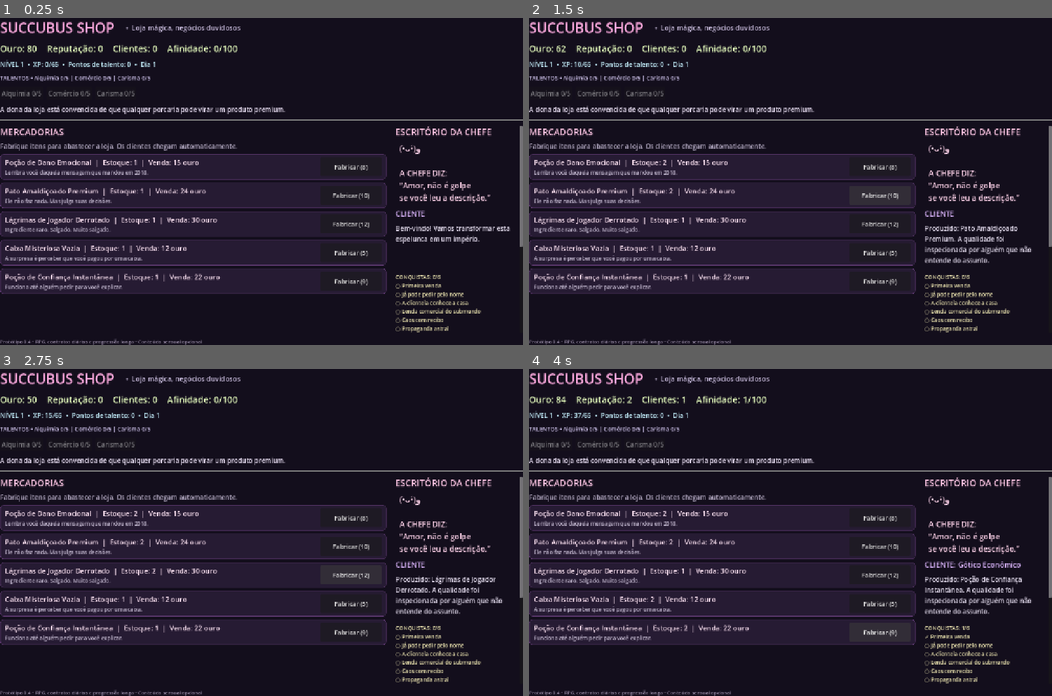
Above: before the commit, frames 1-4 (two rows, left to right).
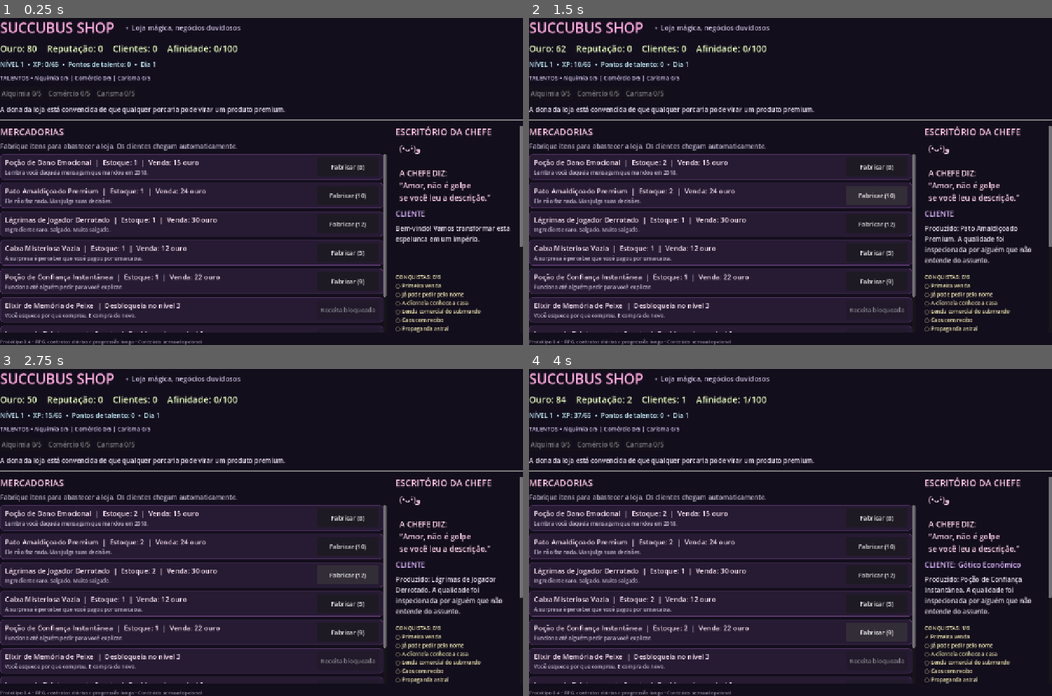
Above: after the commit, the same moments.

Repository: GMGuimaraes/succubus-shop
Game: Godot game, scene res://main.tscn
Two runs of this game, one before a commit and one after it. Both use one fixed random seed, a clock stepped at 60 frames per second and the inputs below.
Inputs:
- Up to frame 1 (0.25 s): no input
- Up to frame 2 (1.5 s): click "Fabricar (8)" at 0.5 s; click "Fabricar (10)" at 1.25 s
- Up to frame 3 (2.75 s): click "Fabricar (12)" at 2 s
- Up to frame 4 (4 s): click "Fabricar (5)" at 2.75 s; click "Fabricar (9)" at 3.5 s

The runs differ from the first frame. In frame 1, 2.0% of the frame differs, in the area x 0-74%, y 41-97%; in frame 2, 2.0%; in frame 3, 2.0%; in frame 4, 2.0%.

Commit message:
Add level-gated product recipes and save migration

Diff:
--- a/main.gd
+++ b/main.gd
@@ -36,7 +36,10 @@
 	{"name": "Pato Amaldiçoado Premium", "cost": 10, "price": 24, "stock": 1, "desc": "Ele não faz nada. Mas julga suas decisões."},
 	{"name": "Lágrimas de Jogador Derrotado", "cost": 12, "price": 30, "stock": 1, "desc": "Ingrediente raro. Salgado. Muito salgado."},
 	{"name": "Caixa Misteriosa Vazia", "cost": 5, "price": 12, "stock": 1, "desc": "A surpresa é perceber que você pagou por uma caixa."},
-	{"name": "Poção de Confiança Instantânea", "cost": 9, "price": 22, "stock": 1, "desc": "Funciona até alguém pedir para você explicar."}
+	{"name": "Poção de Confiança Instantânea", "cost": 9, "price": 22, "stock": 1, "desc": "Funciona até alguém pedir para você explicar."},
+	{"name": "Elixir de Memória de Peixe", "cost": 18, "price": 48, "stock": 0, "required_level": 3, "desc": "Você esquece por que comprou. E compra de novo."},
+	{"name": "Incenso de Teletransporte Barato", "cost": 26, "price": 68, "stock": 0, "required_level": 5, "desc": "Leva você a três metros dali. Às vezes quatro."},
+	{"name": "Cristal de Crédito Cósmico", "cost": 42, "price": 115, "stock": 0, "required_level": 8, "desc": "Converte promessas vagas em dívidas muito concretas."}
 ]
 
 var gold_label: Label
@@ -169,10 +172,15 @@
 	hint.add_theme_color_override("font_color", Color(0.75, 0.71, 0.81))
 	left.add_child(hint)
 
+	var product_scroll := ScrollContainer.new()
+	product_scroll.size_flags_vertical = Control.SIZE_EXPAND_FILL
+	product_scroll.horizontal_scroll_mode = ScrollContainer.SCROLL_MODE_DISABLED
+	left.add_child(product_scroll)
+
 	products_box = VBoxContainer.new()
-	products_box.size_flags_vertical = Control.SIZE_EXPAND_FILL
+	products_box.size_flags_horizontal = Control.SIZE_EXPAND_FILL
 	products_box.add_theme_constant_override("separation", 8)
-	left.add_child(products_box)
+	product_scroll.add_child(products_box)
 
 	for i in range(products.size()):
 		var card := PanelContainer.new()
@@ -310,6 +318,10 @@
 
 func _craft_product(index: int) -> void:
 	var item: Dictionary = products[index]
+	if not _is_product_unlocked(item):
+		last_event = "Essa receita ainda está bloqueada. Continue subindo de nível para pesquisá-la."
+		_refresh_ui()
+		return
 	var cost: int = maxi(1, int(round(float(item["cost"]) * (1.0 - 0.05 * alchemy_rank))))
 	if gold < cost:
 		last_event = "A caixa registradora está tão vazia que até o eco pediu demissão. Falta ouro."
@@ -378,7 +390,7 @@
 
 	var available: Array[int] = []
 	for i in range(products.size()):
-		if int(products[i]["stock"]) > 0:
+		if _is_product_unlocked(products[i]) and int(products[i]["stock"]) > 0:
 			available.append(i)
 
 	if available.is_empty():
@@ -516,9 +528,11 @@
 		achievement_label.text = _get_achievement_summary()
 	for i in range(products.size()):
 		var item: Dictionary = products[i]
-		product_labels[i].text = "%s  |  Estoque: %d  |  Venda: %d ouro" % [item["name"], item["stock"], item["price"]]
-		craft_buttons[i].text = "Fabricar (%d)" % maxi(1, int(round(float(item["cost"]) * (1.0 - 0.05 * alchemy_rank))))
-		craft_buttons[i].disabled = gold < int(item["cost"])
+		var unlocked := _is_product_unlocked(item)
+		var required_level: int = int(item.get("required_level", 1))
+		product_labels[i].text = "%s%s  |  Estoque: %d  |  Venda: %d ouro" % ["" if unlocked else "🔒 ", item["name"], item["stock"], item["price"]] if unlocked else "%s  |  Desbloqueia no nível %d" % [item["name"], required_level]
+		craft_buttons[i].text = "Fabricar (%d)" % maxi(1, int(round(float(item["cost"]) * (1.0 - 0.05 * alchemy_rank)))) if unlocked else "Receita bloqueada"
+		craft_buttons[i].disabled = not unlocked or gold < maxi(1, int(round(float(item["cost"]) * (1.0 - 0.05 * alchemy_rank))))
 	var ad_cost := 75 + ad_level * 60
 	upgrade_button.text = "Propaganda infernal • %d ouro (nível %d)" % [ad_cost, ad_level]
 	upgrade_button.disabled = gold < ad_cost
@@ -589,13 +603,23 @@
 		unlocked_achievements.clear()
 		for achievement in saved_achievements:
 			unlocked_achievements.append(str(achievement))
-	var saved_products = config.get_value("game", "products", products)
-	if saved_products is Array and saved_products.size() == products.size():
-		products = saved_products
-
-
-
-
+	var saved_products = config.get_value("game", "products", [])
+	if saved_products is Array:
+		for saved_item in saved_products:
+			if not saved_item is Dictionary:
+				continue
+			for current_index in range(products.size()):
+				if str(products[current_index]["name"]) == str(saved_item.get("name", "")):
+					products[current_index]["stock"] = maxi(0, int(saved_item.get("stock", products[current_index]["stock"])))
+					break
+
+
+
+
+
+
+func _is_product_unlocked(item: Dictionary) -> bool:
+	return player_level >= int(item.get("required_level", 1))
 
 func _buy_talent(kind: String) -> void:
 	if skill_points <= 0:
@@ -627,6 +651,7 @@
 	return 40 + player_level * 25
 
 func _add_xp(amount: int) -> void:
+	var previous_level := player_level
 	player_xp += amount
 	var levels_gained := 0
 	while player_xp >= _xp_required():
@@ -637,7 +662,14 @@
 		reputation += 2
 		levels_gained += 1
 	if levels_gained > 0:
-		last_event = "SUBIU DE NÍVEL! Nível %d: +%d ponto(s) de talento, ouro e reputação. Novas oportunidades de negócio aguardam." % [player_level, levels_gained]
+		var newly_unlocked: Array[String] = []
+		for item in products:
+			var required_level: int = int(item.get("required_level", 1))
+			if required_level > previous_level and required_level <= player_level:
+				newly_unlocked.append(str(item["name"]))
+		last_event = "SUBIU DE NÍVEL! Nível %d: +%d ponto(s) de talento, ouro e reputação." % [player_level, levels_gained]
+		if not newly_unlocked.is_empty():
+			last_event += "\nNOVAS RECEITAS: " + ", ".join(newly_unlocked)
 
 func _get_daily_quest() -> Dictionary:
 	var quests: Array[Dictionary] = [
